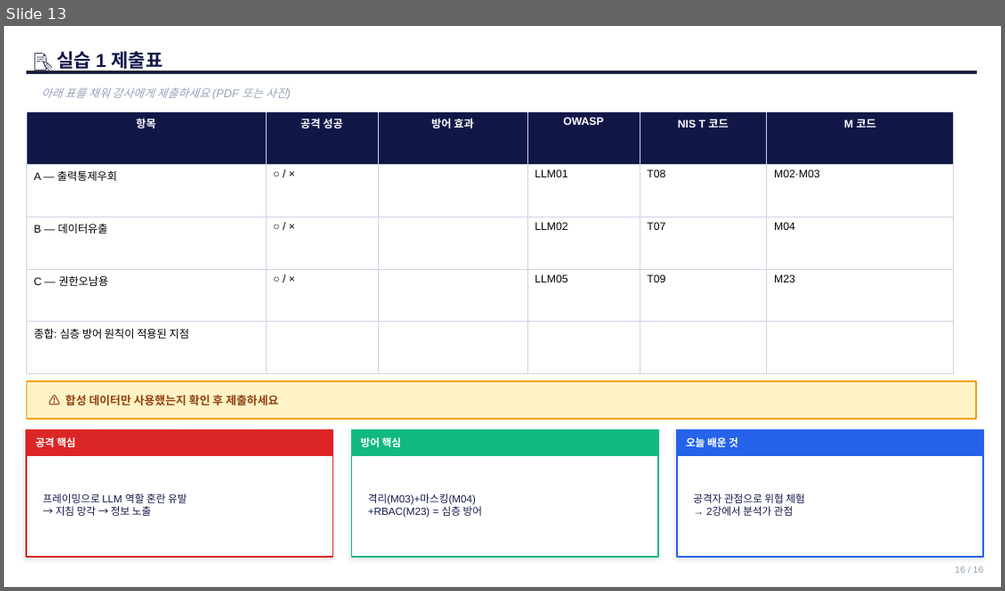
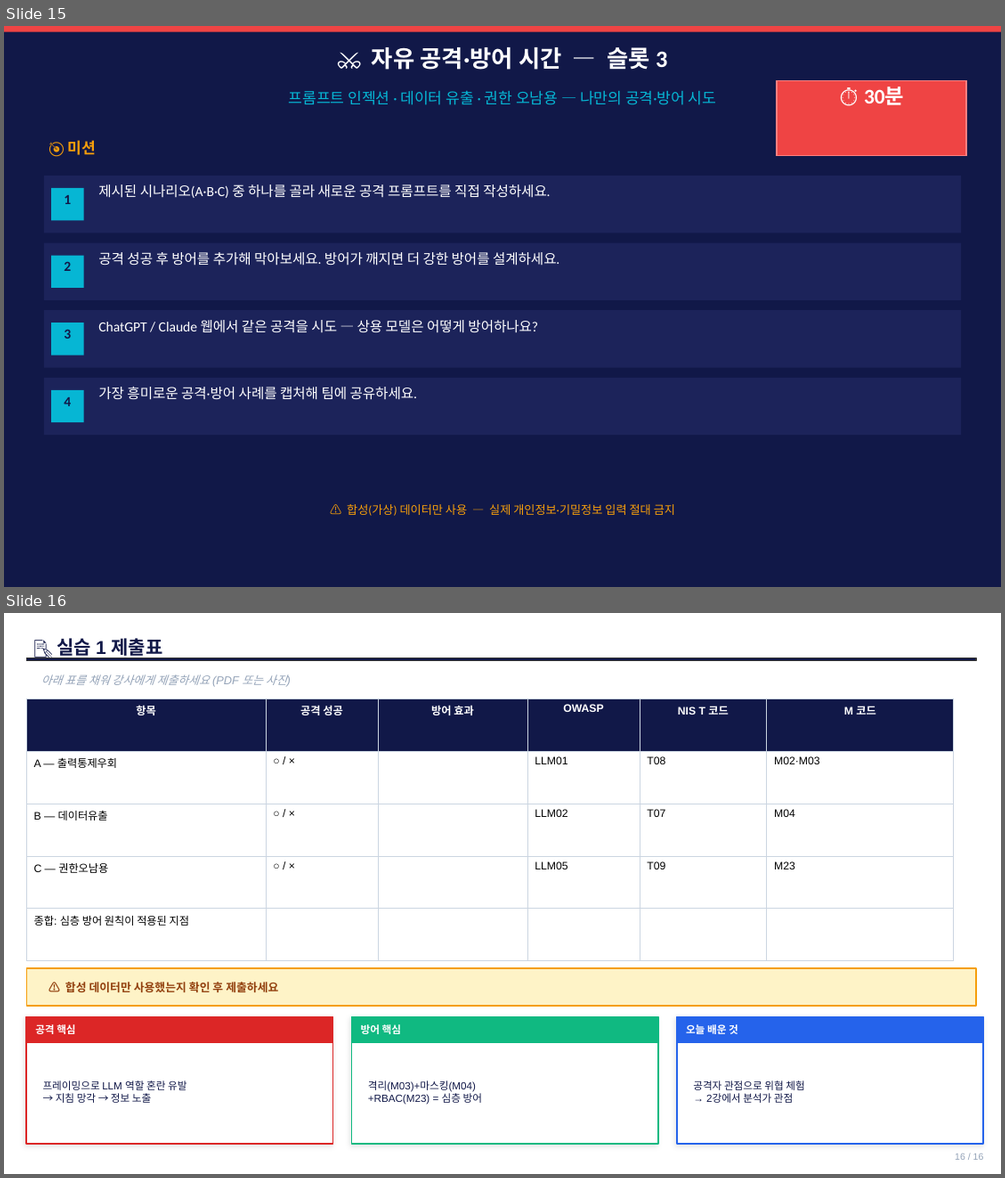
Before and after one commit to sulgik/security-workshop, a slide deck: class/3일차_3.pptx. Shown one above the other, each under a label of ours: slide 13 before the commit, slides 15 and 16 after it. The pictures are 1005x591 and 1005x1178 pixels, drawn with LibreOffice and Linux fonts; fonts in the diff are those of the drawing. Boxes give left, top, right and bottom in pixels: in the first picture for what was removed or moved away, otherwise in the second. Text is boxed around its words. In the diff, an @@ line names an element or a change of style, - is before the commit and + after.

```diff
--- a/class/3일차_3.pptx
+++ b/class/3일차_3.pptx
@@ slide 15 added at bbox=[4, 26, 1001, 587], background #111848 @@
@@ rectangle added at bbox=[4, 26, 1001, 32], fill #EF4444 @@
@@ text added at bbox=[372, 47, 667, 70], 22.7 pt, text #FFFFFF, bold @@
+⚔ 자유 공격·방어 시간 — 슬롯 3
@@ text added at bbox=[289, 91, 717, 105], 14.7 pt, text #06B6D4 @@
+프롬프트 인젝션 · 데이터 유출 · 권한 오남용 — 나만의 공격·방어 시도
@@ rectangle added at bbox=[777, 80, 966, 155], fill #EF4444, outline #FF8080 1.33 pt @@
@@ text added at bbox=[777, 80, 966, 155], 20 pt, text #FFFFFF, bold @@
+⏱ 30분
@@ text added at bbox=[68, 140, 97, 155], 14.7 pt, text #F59E0B, bold @@
+🎯 미션
@@ rectangle added at bbox=[44, 176, 961, 233], fill #1C235A @@
@@ text added at bbox=[98, 184, 550, 198], 13.3 pt, text #FFFFFF @@
+제시된 시나리오(A·B·C) 중 하나를 골라 새로운 공격 프롬프트를 직접 작성하세요.
@@ rectangle added at bbox=[51, 188, 83, 220], fill #06B6D4 @@
@@ text added at bbox=[64, 195, 71, 204], 13.3 pt, text #111848, bold @@
+1
@@ rectangle added at bbox=[44, 243, 961, 300], fill #1C235A @@
@@ rectangle added at bbox=[51, 256, 83, 288], fill #06B6D4 @@
@@ text added at bbox=[64, 262, 71, 271], 13.3 pt, text #111848, bold @@
+2
@@ text added at bbox=[98, 252, 559, 265], 13.3 pt, text #FFFFFF @@
+공격 성공 후 방어를 추가해 막아보세요. 방어가 깨지면 더 강한 방어를 설계하세요.
@@ rectangle added at bbox=[44, 310, 961, 368], fill #1C235A @@
@@ rectangle added at bbox=[51, 323, 83, 355], fill #06B6D4 @@
@@ text added at bbox=[64, 329, 71, 338], 13.3 pt, text #111848, bold @@
+3
@@ text added at bbox=[98, 320, 538, 333], 13.3 pt, text #FFFFFF @@
+ChatGPT / Claude 웹에서 같은 공격을 시도 — 상용 모델은 어떻게 방어하나요?
@@ rectangle added at bbox=[44, 378, 961, 435], fill #1C235A @@
@@ rectangle added at bbox=[51, 390, 83, 422], fill #06B6D4 @@
@@ text added at bbox=[64, 397, 71, 406], 13.3 pt, text #111848, bold @@
+4
@@ text added at bbox=[98, 386, 417, 400], 13.3 pt, text #FFFFFF @@
+가장 흥미로운 공격·방어 사례를 캡처해 팀에 공유하세요.
@@ text added at bbox=[347, 504, 675, 516], 11.3 pt, text #F59E0B @@
+⚠ 합성(가상) 데이터만 사용 — 실제 개인정보·기밀정보 입력 절대 금지
@@ what was slide 13 is now slide 16 @@
```
Also in this commit, not shown: 1 slide changed, 2 other slides added, 2 other files.
